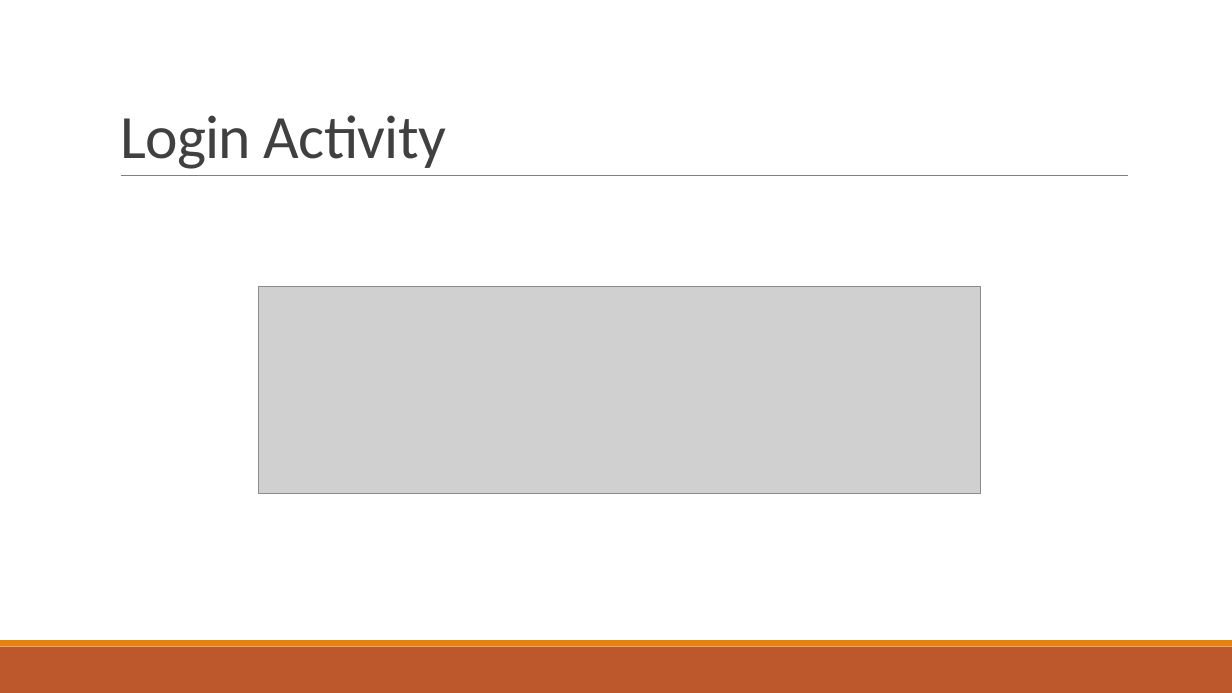
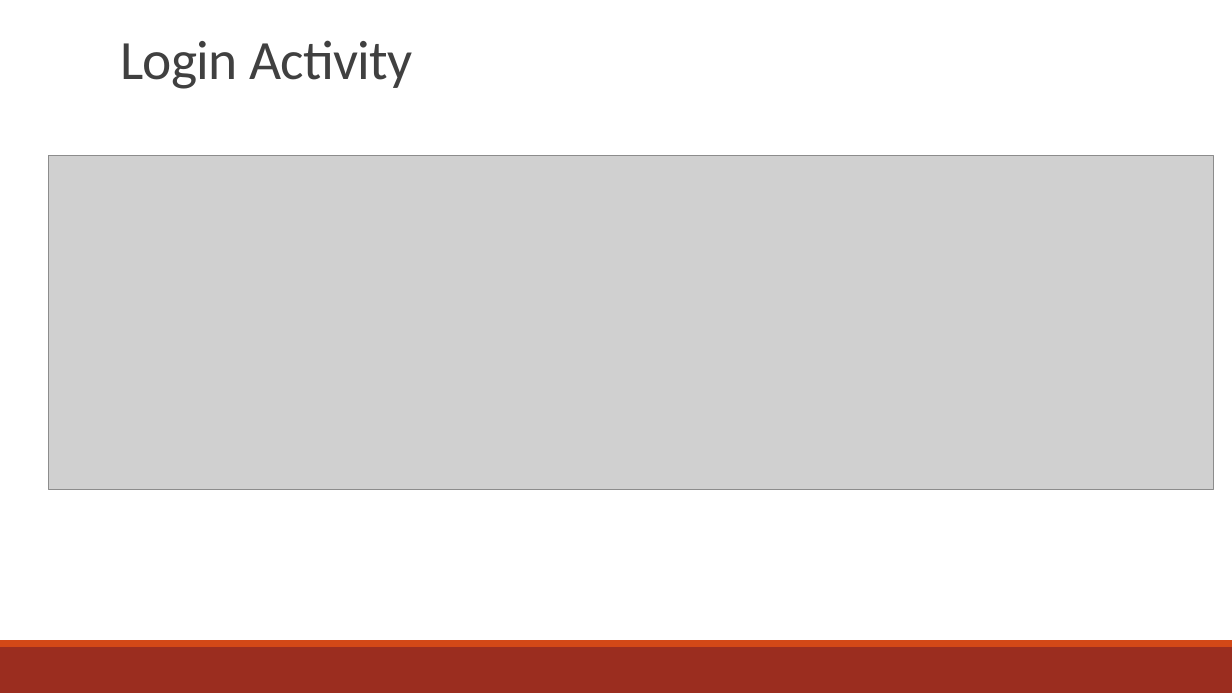
Before and after one commit to amgabriel45/CS495ClubStuff, a slide deck: slide 9 of Crimson Clubs (Design).pptx. Drawn at 1232x693 pixels with LibreOffice and Linux fonts; fonts in the diff are those of the drawing; grey boxes stand for pictures. Boxes give left, top, right and bottom in pixels: in the first picture for what was removed or moved away, otherwise in the second. Text is boxed around its words. In the diff, an @@ line names an element or a change of style, - is before the commit and + after.

Commit message:
Design Changes
Changed the color and made everything bigger so it should be able to be seen better during the presentation.

```diff
--- a/Crimson Clubs (Design).pptx
+++ b/Crimson Clubs (Design).pptx
@@ title "Login Activity" at <box>120,40,413,89</box>: size 48 to 43.2 pt @@
@@ picture: place and size @@
-picture at <box>258,287,980,494</box>
+picture at <box>49,156,1214,490</box>
@@ line removed from (121, 176) to (1128, 176) @@
@@ rectangle at <box>0,647,1232,693</box>: fill #BD582C to #9B2D1F @@
@@ rectangle at <box>0,640,1232,647</box>: fill #E48312 to #D34817 @@
```
Also in this commit, not shown: 11 other slides changed.
